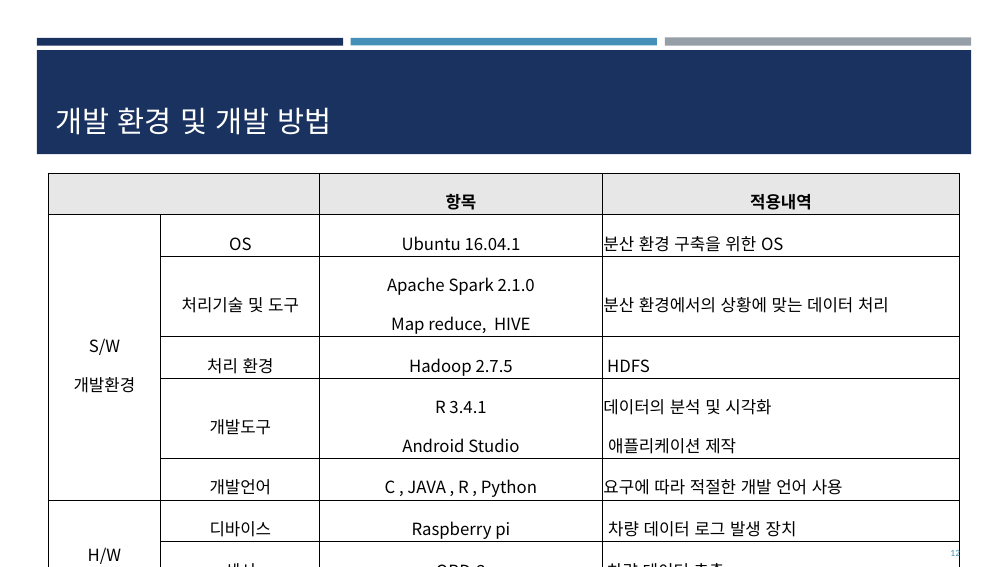
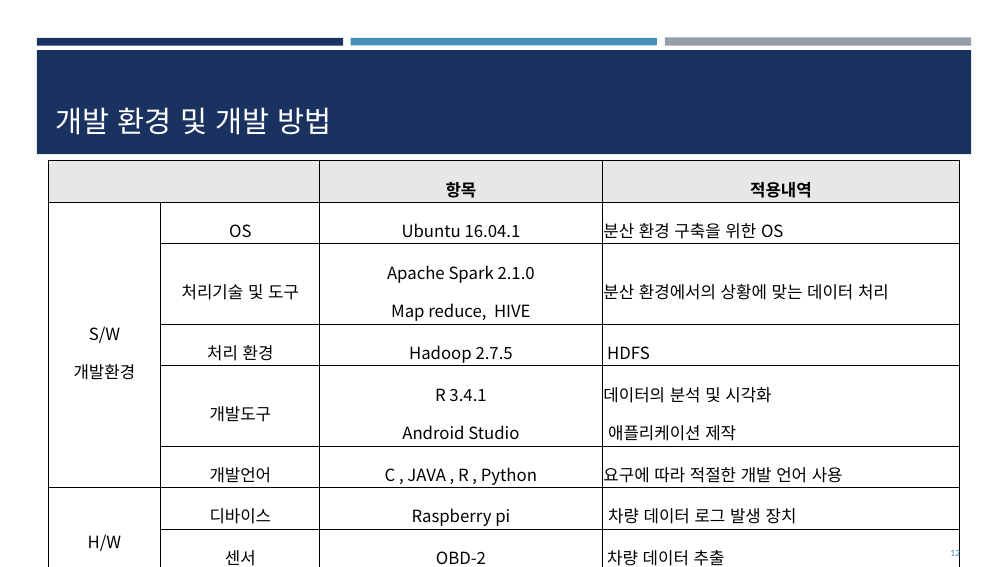
Before and after one commit to dongyounn/RisingSunz, a slide deck: slide 12 of 종합설계 제안서.pptx. Drawn at 1008x567 pixels with LibreOffice and Linux fonts; fonts in the diff are those of the drawing. Boxes give left, top, right and bottom in pixels: in the first picture for what was removed or moved away, otherwise in the second. Text is boxed around its words. In the diff, an @@ line names an element or a change of style, - is before the commit and + after.

```diff
--- a/종합설계 제안서.pptx
+++ b/종합설계 제안서.pptx
@@ table at (48,161,960,567) @@
-row 9, column 3: Bluetooth, 유선 lan
+row 9, column 3: Bluetooth, 유선 LAN
@@ table: place and size @@
-table at (48,173,960,567)
+table at (48,161,960,567)
```
Also in this commit, not shown: 6 other slides changed, 1 other file.
